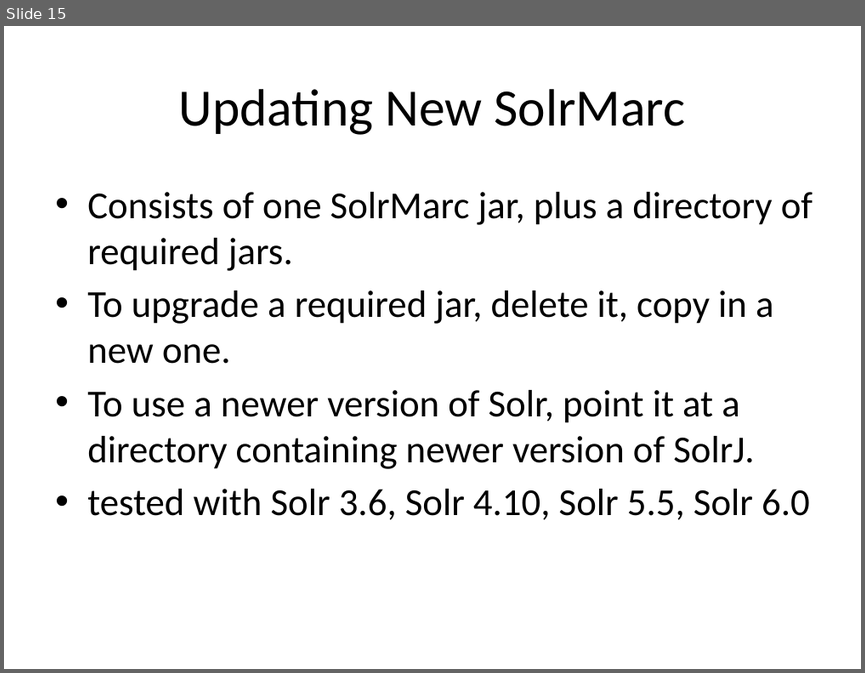
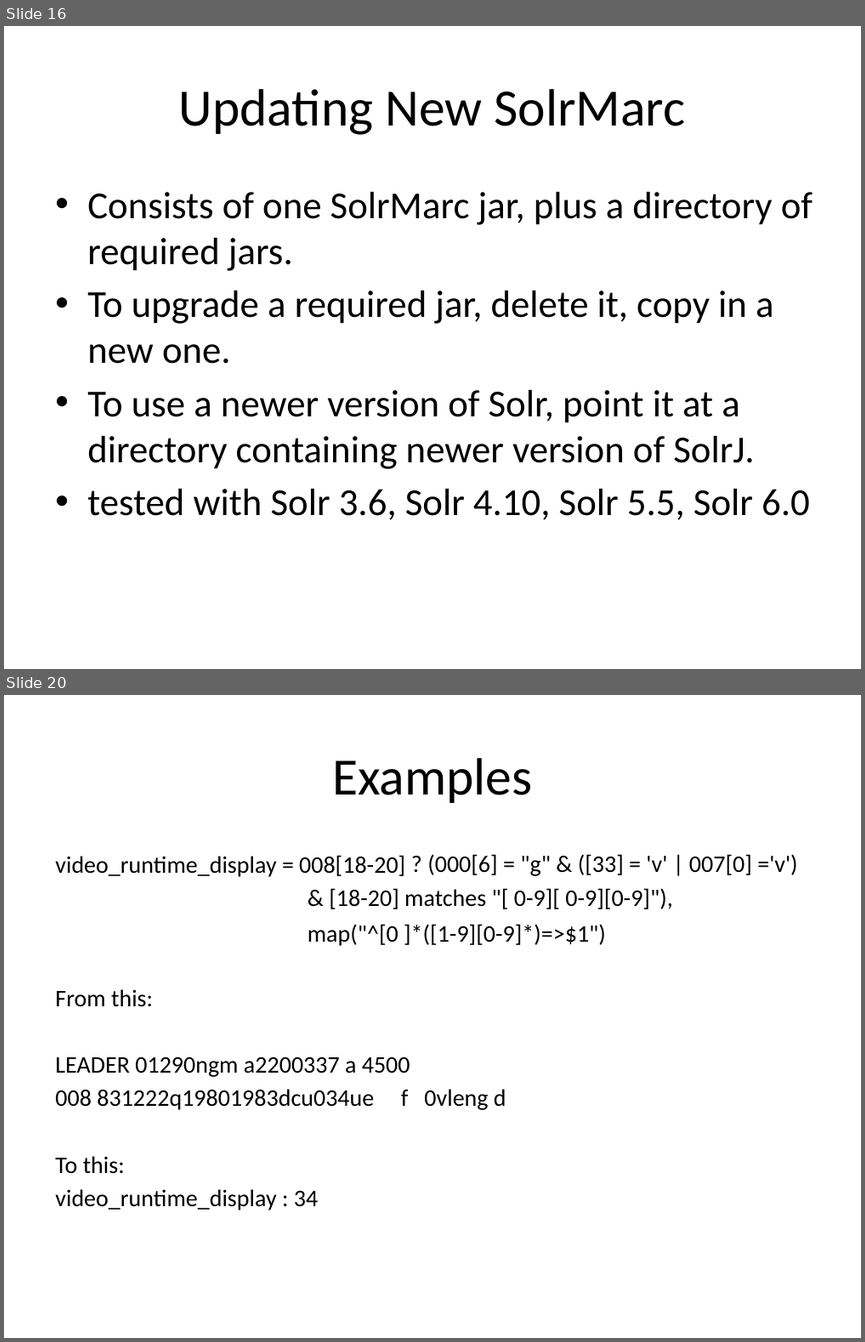
Before and after one commit to solrmarc/solrmarc, a slide deck: New Release of SolrMarc.pptx. Shown one above the other, each under a label of ours: slide 15 before the commit, slides 16 and 20 after it; the slides between them are not shown. The pictures are 865x673 and 865x1342 pixels, drawn with LibreOffice and Linux fonts; fonts in the diff are those of the drawing. Boxes give left, top, right and bottom in pixels: in the first picture for what was removed or moved away, otherwise in the second. Text is boxed around its words. In the diff, an @@ line names an element or a change of style, - is before the commit and + after.

```diff
--- a/New Release of SolrMarc.pptx
+++ b/New Release of SolrMarc.pptx
@@ slide 20 added at bbox=[4, 695, 861, 1338], background #E6E6D8 @@
@@ title added at bbox=[332, 758, 532, 803], 44 pt, text #000000 @@
+Examples
@@ text added at bbox=[55, 856, 506, 1210], 20 pt, text #000000 @@
+video_runtime_display =
+From this:
+LEADER 01290ngm a2200337 a 4500
+008 831222q19801983dcu034ue f 0vleng d
+To this:
+video_runtime_display : 34
@@ text added at bbox=[299, 855, 405, 876], 20 pt, text #000000 @@
+008[18-20]
@@ text added at bbox=[427, 854, 797, 876], 20 pt, text #000000 @@
+? (000[6] = "g" & ([33] = 'v' | 007[0] ='v')
@@ text added at bbox=[329, 888, 672, 909], 20 pt, text #000000 @@
+& [18-20] matches "[ 0-9][ 0-9][0-9]"),
@@ text added at bbox=[307, 924, 606, 946], 20 pt, text #000000 @@
+map("^[0 ]*([1-9][0-9]*)=>$1")
@@ what was slide 15 is now slide 16 @@
```
Also in this commit, not shown: 12 slides changed, 3 other slides added.
